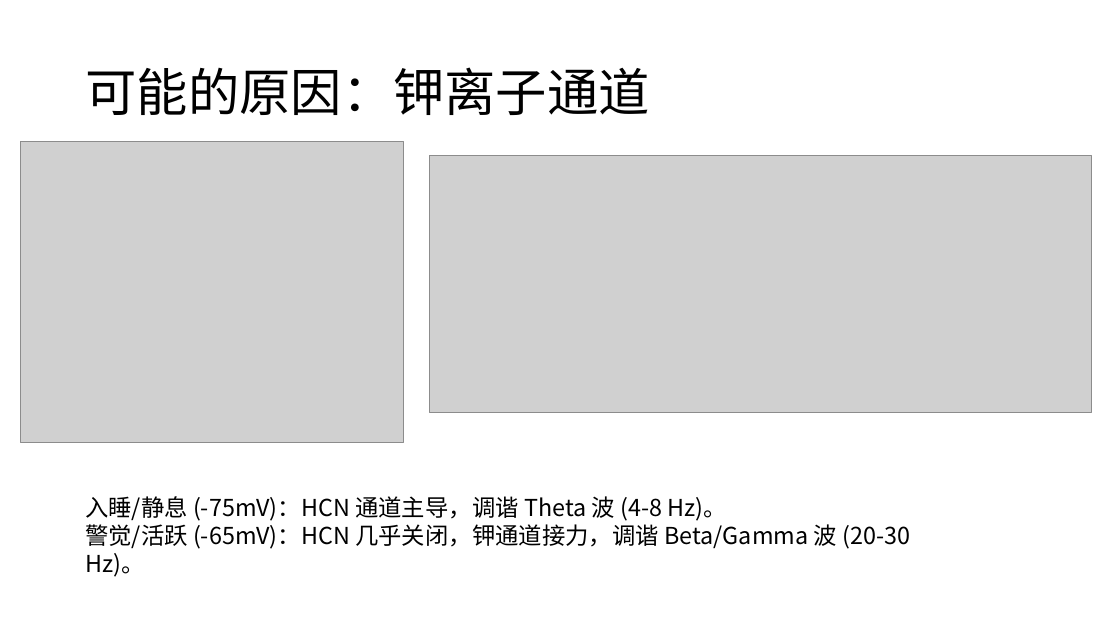
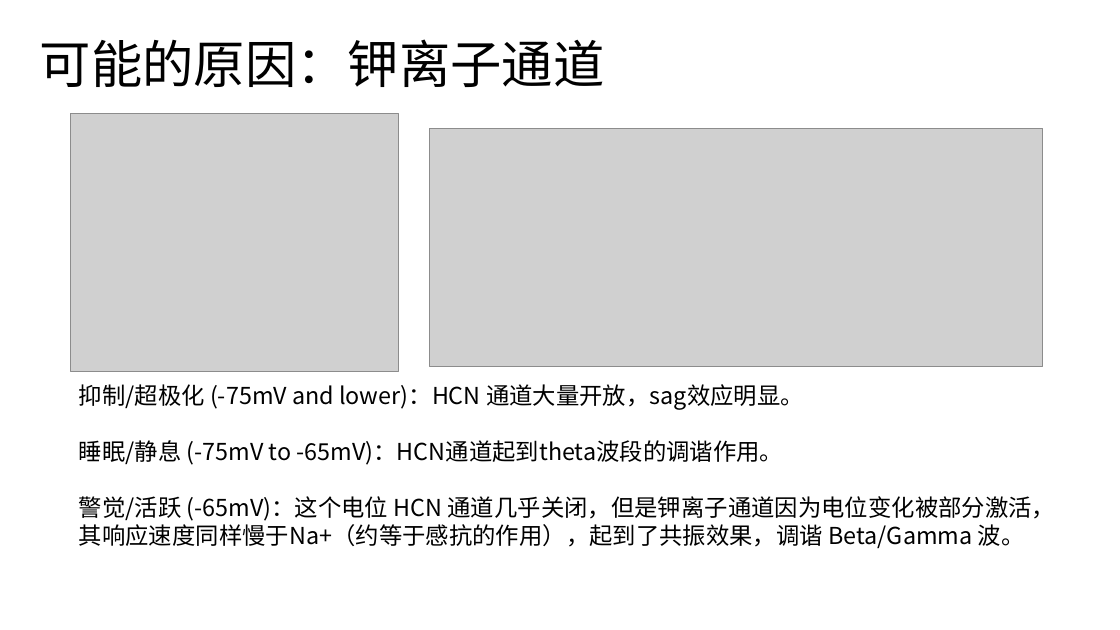
Before and after one commit to Lyghrock/Bio_Intelligence_2026, a slide deck: slide 13 of Projects/Presentation/pre.pptx (slide 9 before the commit). Drawn at 1120x630 pixels with LibreOffice and Linux fonts; fonts in the diff are those of the drawing; grey boxes stand for pictures. Boxes give left, top, right and bottom in pixels: in the first picture for what was removed or moved away, otherwise in the second. Text is boxed around its words. In the diff, an @@ line names an element or a change of style, - is before the commit and + after.

```diff
--- a/Projects/Presentation/pre.pptx
+++ b/Projects/Presentation/pre.pptx
@@ title "可能的原因：钾离子通道": place and size @@
-title "可能的原因：钾离子通道" at bbox=[85, 67, 650, 115]
+title "可能的原因：钾离子通道" at bbox=[40, 39, 605, 87]
@@ picture: place and size @@
-picture at bbox=[21, 141, 404, 442]
+picture at bbox=[71, 113, 399, 371]
@@ picture: place and size @@
-picture at bbox=[429, 155, 1091, 413]
+picture at bbox=[429, 129, 1044, 367]
@@ text at bbox=[79, 384, 1056, 548]: text changed @@
-入睡/静息 (-75mV)：HCN 通道主导，调谐 Theta 波 (4-8 Hz)。
-警觉/活跃 (-65mV)：HCN 几乎关闭，钾通道接力，调谐 Beta/Gamma 波 (20-30 Hz)。
+抑制/超极化 (-75mV and lower)：HCN 通道大量开放，sag效应明显。
+睡眠/静息 (-75mV to -65mV)：HCN通道起到theta波段的调谐作用。
+警觉/活跃 (-65mV)：这个电位 HCN 通道几乎关闭，但是钾离子通道因为电位变化被部分激活，其响应速度同样慢于Na+（约等于感抗的作用），起到了共振效果，调谐 Beta/Gamma 波。
```
Also in this commit, not shown: 7 other slides changed, 3 slides added, 1 other file.
